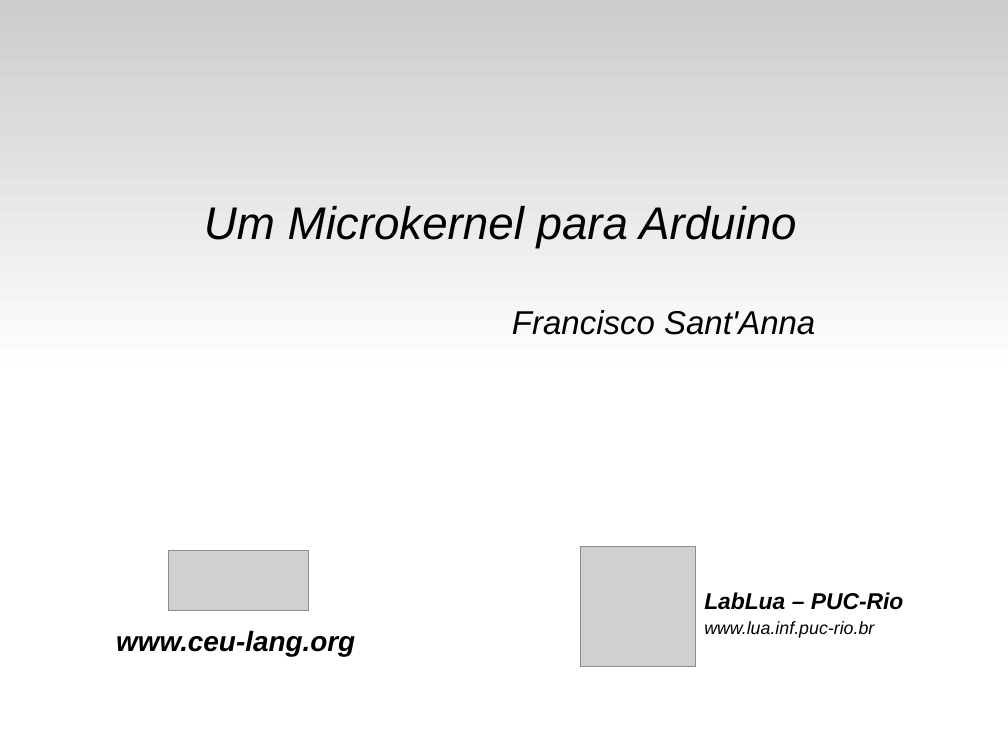
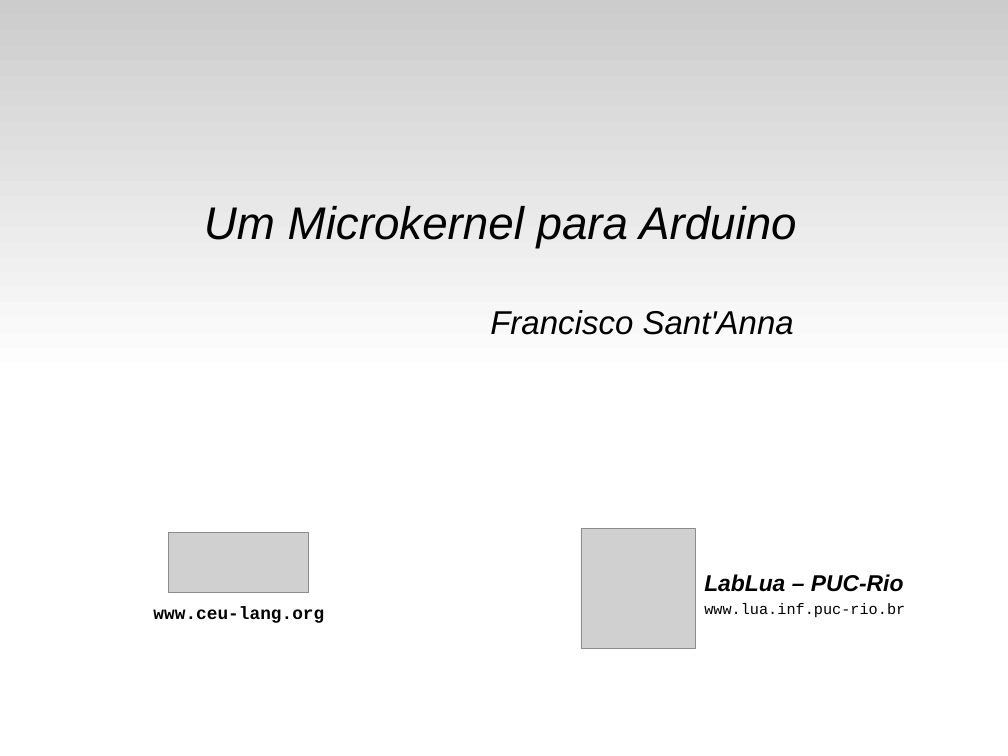
Before and after one commit to fsantanna-no/ceu-docs, a slide deck: slide 1 of OS/arduino_day.odp. Drawn at 1008x756 pixels with LibreOffice and Linux fonts; fonts in the diff are those of the drawing; grey boxes stand for pictures. Boxes give left, top, right and bottom in pixels: in the first picture for what was removed or moved away, otherwise in the second. Text is boxed around its words. In the diff, an @@ line names an element or a change of style, - is before the commit and + after.

```diff
--- a/OS/arduino_day.odp
+++ b/OS/arduino_day.odp
@@ text "Francisco Sant'Anna": place and size @@
-text "Francisco Sant'Anna" at [512,310,815,335]
+text "Francisco Sant'Anna" at [490,310,794,335]
@@ picture: place and size @@
-picture at [168,551,308,610]
+picture at [169,533,309,593]
@@ picture: place and size @@
-picture at [581,546,695,667]
+picture at [581,529,695,649]
@@ text "LabLua – PUC-Rio": place and size @@
-text "LabLua – PUC-Rio" at [704,592,904,638]
+text "LabLua – PUC-Rio" at [704,574,905,617]
@@ text "www.ceu-lang.org": place and size @@
-text "www.ceu-lang.org" at [116,630,355,656]
+text "www.ceu-lang.org" at [153,607,324,623]
@@ text "www.ceu-lang.org" at [153,607,324,623]: size 22 to 14 pt, font Arial to Courier New, italic off @@
@@ text at [704,603,905,617]: size 14 to 12 pt, font Arial to Courier New, italic off in "www.lua.inf.puc-rio.br" @@
```
Also in this commit, not shown: 6 other slides changed, 8 slides added, 10 slides removed, 10 other files.
